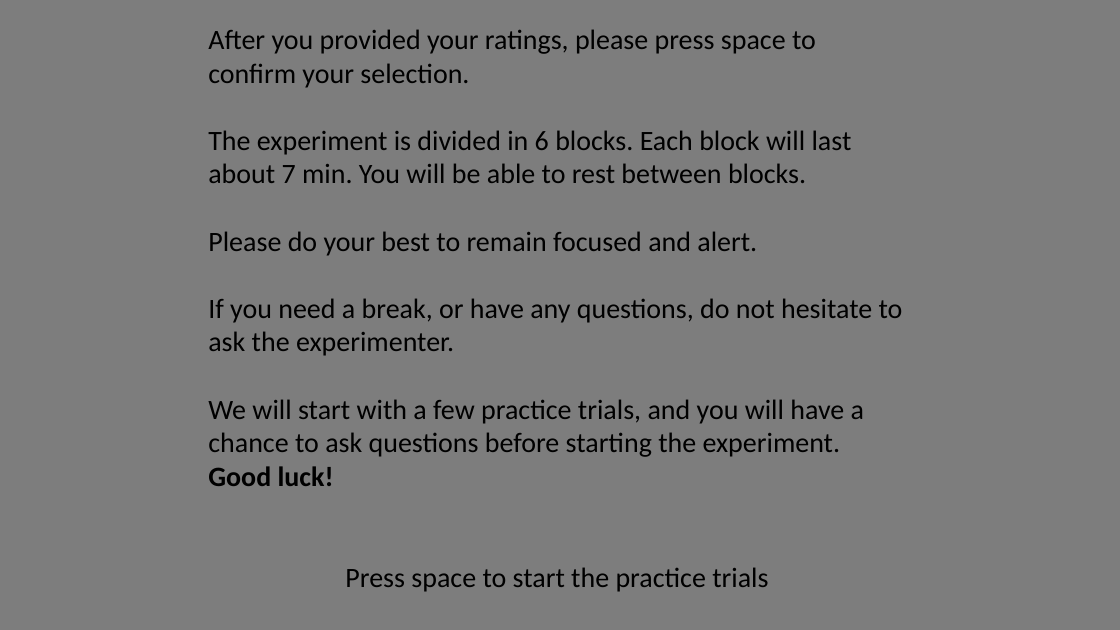
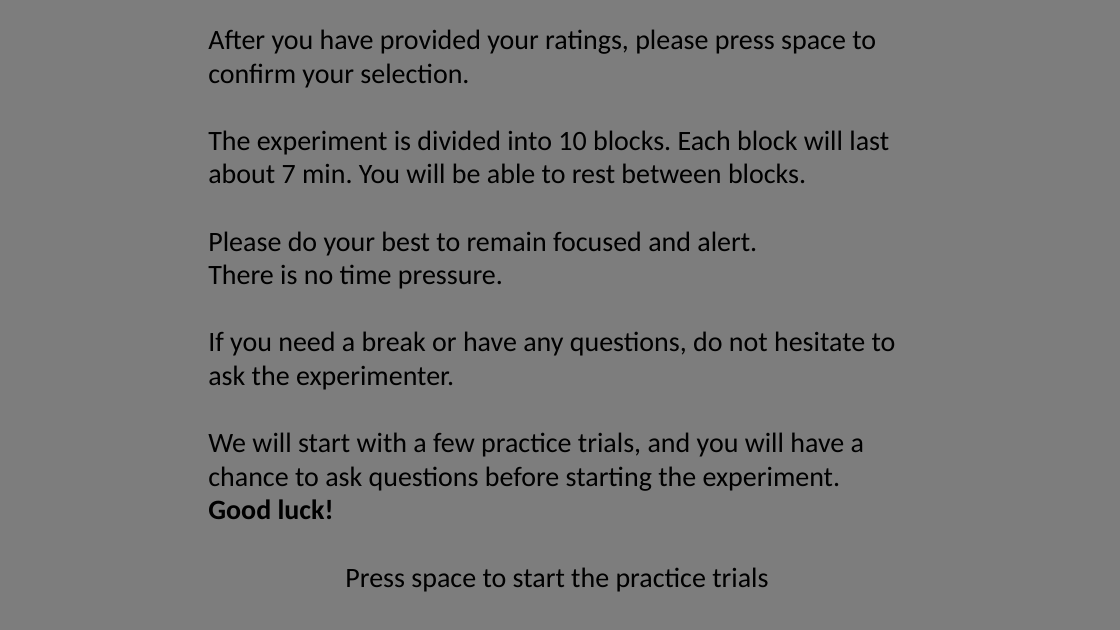
Before and after one commit to michaengeser/pep_wp4, a slide deck: slide 5 of image_similarities/drawings_human_rated/instructions/Instructions.pptx. Drawn at 1120x630 pixels with LibreOffice and Linux fonts; fonts in the diff are those of the drawing. Boxes give left, top, right and bottom in pixels: in the first picture for what was removed or moved away, otherwise in the second. Text is boxed around its words. In the diff, an @@ line names an element or a change of style, - is before the commit and + after.

```diff
--- a/image_similarities/drawings_human_rated/instructions/Instructions.pptx
+++ b/image_similarities/drawings_human_rated/instructions/Instructions.pptx
@@ text at (208, 29, 889, 183): text changed @@
-After you provided your ratings, please press space to confirm your selection.
-The experiment is divided in 6 blocks. Each block will last about 7 min. You will be able to rest between blocks.
+After you have provided your ratings, please press space to confirm your selection.
+The experiment is divided into 10 blocks. Each block will last about 7 min. You will be able to rest between blocks.
@@ text at (208, 264, 896, 390): text changed @@
-If you need a break, or have any questions, do not hesitate to ask the experimenter.
+There is no time pressure.
+If you need a break or have any questions, do not hesitate to ask the experimenter.
```
Also in this commit, not shown: 1 other slide changed, 2 other files.
